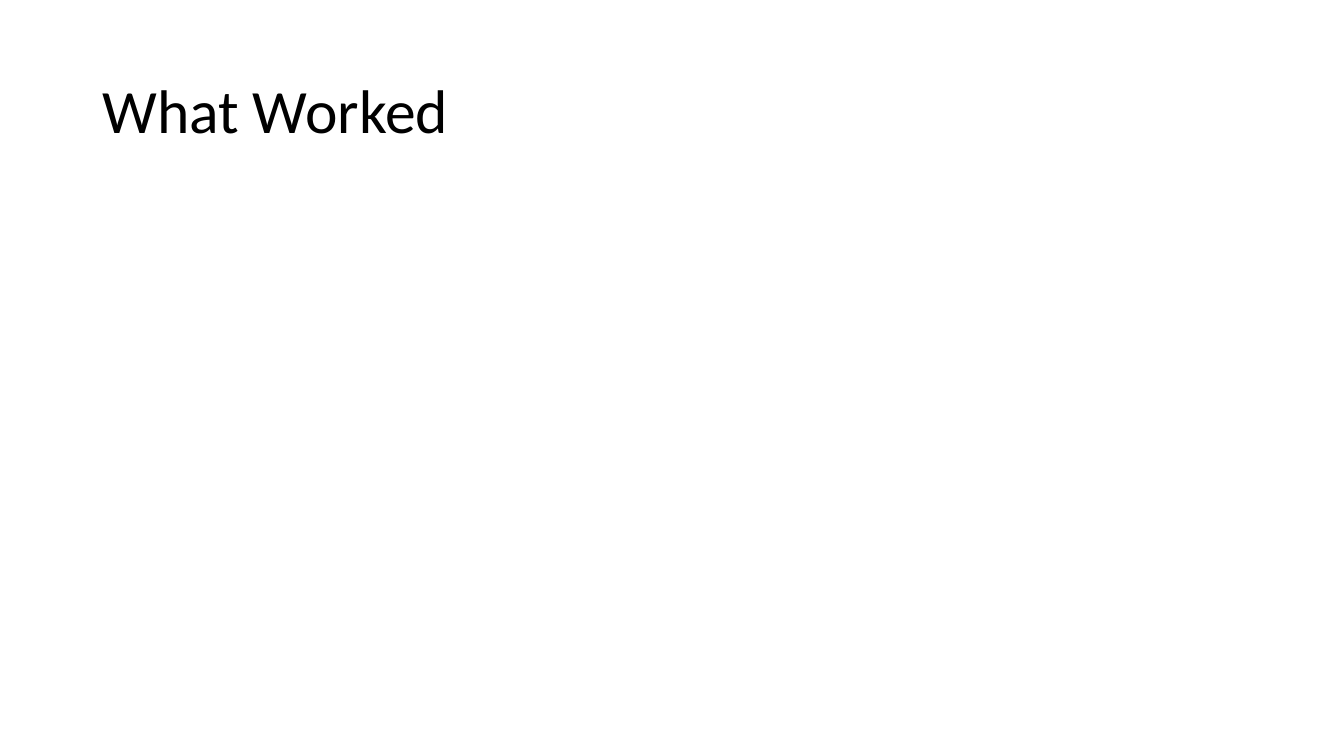
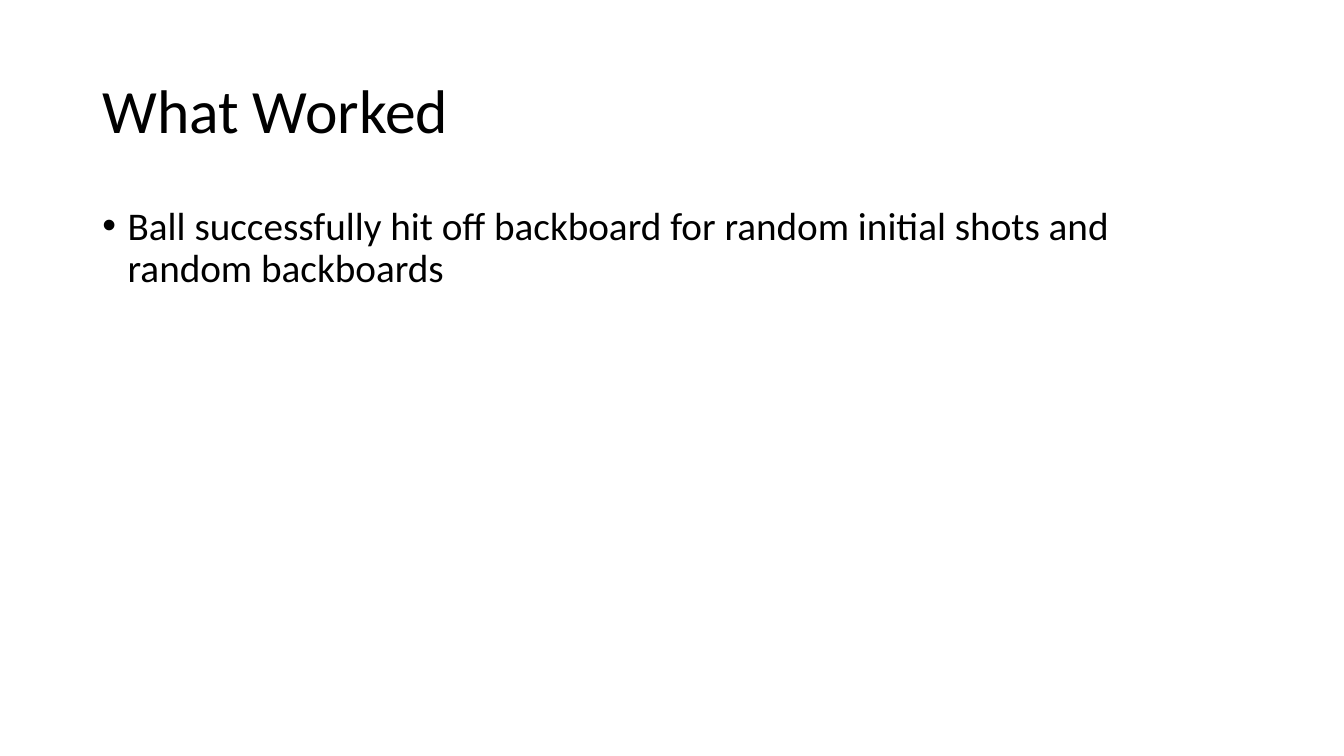
Before and after one commit to cawelch/hoop-never-misses, a slide deck: slide 5 of Weekly Presentations/Week 11.pptx (slide 3 before the commit). Drawn at 1344x756 pixels with LibreOffice and Linux fonts; fonts in the diff are those of the drawing. Boxes give left, top, right and bottom in pixels: in the first picture for what was removed or moved away, otherwise in the second. Text is boxed around its words. In the diff, an @@ line names an element or a change of style, - is before the commit and + after.

Commit message:
more work on presentations

```diff
--- a/Weekly Presentations/Week 11.pptx
+++ b/Weekly Presentations/Week 11.pptx
@@ text added at [128, 212, 1109, 283], 28 pt, text #000000 @@
+• Ball successfully hit off backboard for random initial shots and random backboards
```
Also in this commit, not shown: 3 other slides changed, 2 slides added, 25 other files.
